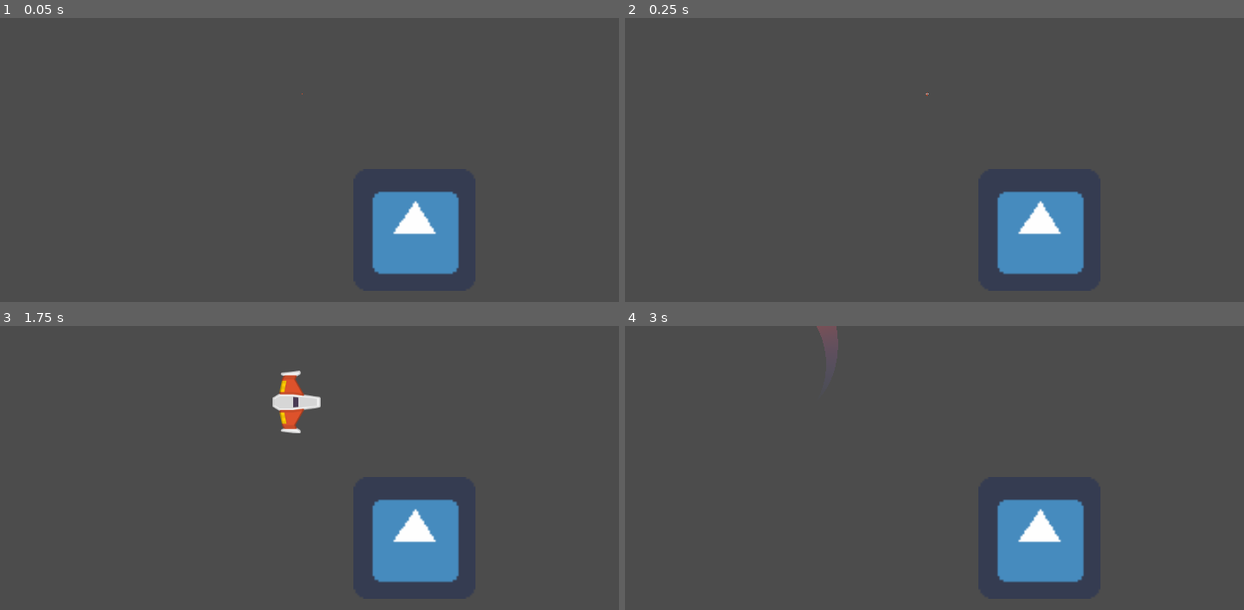
Above: before the commit, frames 1-4 (two rows, left to right).
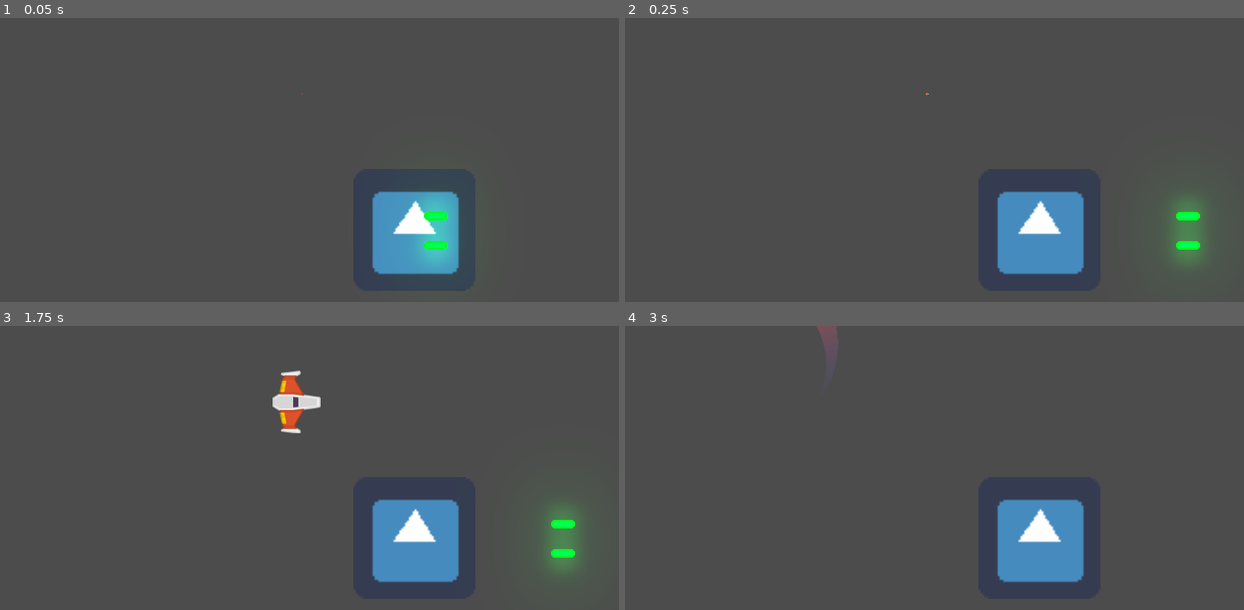
Above: after the commit, the same moments.

Repository: rikochet87/meteoritos_Juego
Game: Godot game, scene res://Juego/Niveles/Nivel.tscn
The game is run twice, just before and just after one commit, with the same random seed, the same clock (stepped at 60 frames per second) and the same inputs. The engine's default icon, where the game draws it, is replaced by a stand-in: a white triangle on a blue panel in a dark square.
Inputs:
- Up to frame 1 (0.05 s): no input
- Up to frame 2 (0.25 s): no input
- Up to frame 3 (1.75 s): hold W (mover_adelante) 0.53-1.28 s; hold F (disparo_principal) 0.53-1.28 s; hold S (mover_atras) from 1.28 s (still down); tap G (disparo_secundario) at 1.35 s
- Up to frame 4 (3 s): release S (mover_atras) at 2.03 s; hold A (rotar_antihorario) 2.03-2.78 s; hold W (mover_adelante) from 2.03 s (still down); tap D (rotar_horario) at 2.85 s

The runs differ from the first frame. In frame 1, 1.3% of the frame differs, in the area x 67-74%, y 62-88%; in frame 2, 1.4%, in the area x 87-95%, y 62-88%; in frame 3, 1.4%; in frame 4, nothing differs.

Commit message:
Recibir daño
impactos en player y sonido

Diff:
--- /dev/null
+++ b/Juego/Enemigos/AreaColision.gd
@@ -0,0 +1,4 @@
+extends Area2D
+
+func recibir_danio(danio:float):
+	owner.recibir_danio(danio)
--- a/Juego/Enemigos/EnemigoDummy.gd
+++ b/Juego/Enemigos/EnemigoDummy.gd
@@ -1,5 +1,15 @@
 extends Node2D
+
+var hitpoints:float = 10.0
+
+func _process(delta: float) -> void:
+	$Canion.set_esta_disparando(true)
 
 func _on_Area2D_body_entered(body: Node) -> void:
 	if body is Player:
 		body.destruir()
+
+func recibir_danio(danio:float) ->void:
+	hitpoints -= danio
+	if hitpoints <= 0.0:
+		queue_free()
--- a/Juego/Enemigos/EnemigoDummy.tscn
+++ b/Juego/Enemigos/EnemigoDummy.tscn
@@ -1,7 +1,10 @@
-[gd_scene load_steps=4 format=2]
+[gd_scene load_steps=7 format=2]
 
 [ext_resource path="res://icon.png" type="Texture" id=1]
 [ext_resource path="res://Juego/Enemigos/EnemigoDummy.gd" type="Script" id=2]
+[ext_resource path="res://Juego/Enemigos/AreaColision.gd" type="Script" id=3]
+[ext_resource path="res://Juego/Canion/Canion.tscn" type="PackedScene" id=4]
+[ext_resource path="res://Juego/Proyectiles/ProyectilEnemigo.tscn" type="PackedScene" id=5]
 
 [sub_resource type="RectangleShape2D" id=1]
 extents = Vector2( 99.7052, 96.6909 )
@@ -13,6 +16,7 @@
 [node name="Area2D" type="Area2D" parent="."]
 collision_layer = 2
 collision_mask = 9
+script = ExtResource( 3 )
 
 [node name="CollisionShape2D" type="CollisionShape2D" parent="Area2D"]
 shape = SubResource( 1 )
@@ -21,4 +25,18 @@
 scale = Vector2( 3, 3 )
 texture = ExtResource( 1 )
 
+[node name="Canion" parent="." instance=ExtResource( 4 )]
+proyectil = ExtResource( 5 )
+cadencia_disparo = 1.5
+velocidad_proyectil = 1000
+danio_proyectil = 3
+
+[node name="PuntoIzquierdo" parent="Canion" index="0"]
+position = Vector2( 0, -21.8633 )
+
+[node name="PuntoDerecho" parent="Canion" index="1"]
+position = Vector2( 0, 24.386 )
+
 [connection signal="body_entered" from="Area2D" to="." method="_on_Area2D_body_entered"]
+
+[editable path="Canion"]
--- a/Juego/Naves/Player/Player.gd
+++ b/Juego/Naves/Player/Player.gd
@@ -9,6 +9,7 @@
 export var potencia_motor:int = 20
 export var potencia_rotacion:int = 280
 export var estela_maxima:int = 150
+export var hitpoints: float = 15.0
 
 ## Atributos
 var empuje:Vector2 = Vector2.ZERO
@@ -21,6 +22,7 @@
 onready var estela:Estela = $EstelaPuntoInicio/Trail2D
 onready var motor_sfx:Motor = $MotorSFX
 onready var colisionador:CollisionShape2D = $CollisionShape2D
+onready var impacto_sfx:AudioStreamPlayer = $ImpactosSFX
 
 ## Metodos
 func _ready() -> void:
@@ -104,6 +106,13 @@
 	if Input.is_action_just_released("disparo_principal"):
 		canion.set_esta_disparando(false)
 
+func recibir_danio(danio:float) -> void:
+	hitpoints -= danio
+	if hitpoints <= 0.0:
+		 destruir()
+
+	impacto_sfx.play()
+
 ## Señales Internas
 func _on_AnimationPlayer_animation_finished(anim_name: String) -> void:
 	if anim_name == "spawn":
--- a/Juego/Naves/Player/Player.tscn
+++ b/Juego/Naves/Player/Player.tscn
@@ -7,6 +7,7 @@
 [ext_resource path="res://Juego/Proyectiles/ProyectilPlayer.tscn" type="PackedScene" id=5]
 [ext_resource path="res://Juego/Naves/Player/Trail/Trail2D.tscn" type="PackedScene" id=6]
 [ext_resource path="res://Juego/Naves/Player/Motor/MotorSFX.tscn" type="PackedScene" id=7]
+[ext_resource path="res://TemporalAssets/sci-fi-sounds/Audio/impactMetal_003.ogg" type="AudioStream" id=8]
 
 [sub_resource type="PhysicsMaterial" id=1]
 friction = 0.0
@@ -39,6 +40,7 @@
 position = Vector2( -0.374573, 0 )
 z_index = 50
 z_as_relative = false
+collision_mask = 22
 physics_material_override = SubResource( 1 )
 gravity_scale = 0.0
 linear_damp = 1.0
@@ -80,13 +82,17 @@
 max_points = 150
 target_path = NodePath("..")
 
-[node name="MotorSFX" parent="." instance=ExtResource( 7 )]
-
 [node name="AnimationPlayer" type="AnimationPlayer" parent="."]
 autoplay = "spawn"
 anims/default = SubResource( 3 )
 anims/spawn = SubResource( 4 )
 
+[node name="MotorSFX" parent="." instance=ExtResource( 7 )]
+
+[node name="ImpactosSFX" type="AudioStreamPlayer" parent="."]
+stream = ExtResource( 8 )
+bus = "SFX"
+
 [connection signal="animation_finished" from="AnimationPlayer" to="." method="_on_AnimationPlayer_animation_finished"]
 
 [editable path="Canion"]
--- a/Juego/Proyectiles/Laser/LaserBeam2D.gd
+++ b/Juego/Proyectiles/Laser/LaserBeam2D.gd
@@ -15,6 +15,7 @@
 # It plays appearing and disappearing animations when it's not animating.
 # See `appear()` and `disappear()` for more information.
 var is_casting := false setget set_is_casting
+var radio_danio:float = 4.0
 
 onready var fill := $FillLine2D
 onready var tween := $Tween
@@ -32,7 +33,7 @@
 
 func _physics_process(delta: float) -> void:
 	cast_to = (cast_to + Vector2.RIGHT * cast_speed * delta).clamped(max_length)
-	cast_beam()
+	cast_beam(delta)
 
 
 func set_is_casting(cast: bool) -> void:
@@ -55,7 +56,7 @@
 
 # Controls the emission of particles and extends the Line2D to `cast_to` or the ray's
 # collision point, whichever is closest.
-func cast_beam() -> void:
+func cast_beam(delta: float) -> void:
 	var cast_point := cast_to
 
 	force_raycast_update()
@@ -65,7 +66,8 @@
 		cast_point = to_local(get_collision_point())
 		collision_particles.global_rotation = get_collision_normal().angle()
 		collision_particles.position = cast_point
-
+		if get_collider().has_method("recibir_danio"):
+			get_collider().recibir_danio(radio_danio * delta)
 	fill.points[1] = cast_point
 	beam_particles.position = cast_point * 0.5
 	beam_particles.process_material.emission_box_extents.x = cast_point.length() * 0.5
--- a/Juego/Proyectiles/Laser/LaserBeam2D.tscn
+++ b/Juego/Proyectiles/Laser/LaserBeam2D.tscn
@@ -63,6 +63,8 @@
 [node name="LaserBeam2D" type="RayCast2D"]
 enabled = true
 cast_to = Vector2( 0, 0 )
+collision_mask = 6
+collide_with_areas = true
 script = ExtResource( 3 )
 
 [node name="FillLine2D" type="Line2D" parent="."]
--- a/Juego/Proyectiles/Proyectil.gd
+++ b/Juego/Proyectiles/Proyectil.gd
@@ -17,5 +17,18 @@
 func _physics_process(delta: float) -> void:
 	position += velocidad * delta
 
+## Metodos Custom
+func daniar(otro_cuerpo: CollisionObject2D) -> void:
+	if otro_cuerpo.has_method("recibir_danio"):
+		otro_cuerpo.recibir_danio(danio)
+	queue_free()
+
+## Señales internas
 func _on_VisibilityNotifier2D_screen_exited() -> void:
 	queue_free()
+
+func _on_Proyectil_area_entered(area: Area2D) -> void:
+	daniar(area)
+
+func _on_Proyectil_body_entered(body: Node) -> void:
+	daniar(body)
--- a/Juego/Proyectiles/Proyectil.tscn
+++ b/Juego/Proyectiles/Proyectil.tscn
@@ -21,4 +21,6 @@
 position = Vector2( 0, -0.132416 )
 scale = Vector2( 1.96708, 0.433588 )
 
+[connection signal="area_entered" from="." to="." method="_on_Proyectil_area_entered"]
+[connection signal="body_entered" from="." to="." method="_on_Proyectil_body_entered"]
 [connection signal="screen_exited" from="VisibilityNotifier2D" to="." method="_on_VisibilityNotifier2D_screen_exited"]
--- a/Juego/Proyectiles/ProyectilPlayer.tscn
+++ b/Juego/Proyectiles/ProyectilPlayer.tscn
@@ -12,4 +12,8 @@
 collision_mask = 6
 
 [node name="CollisionShape2D" parent="." index="1"]
+scale = Vector2( 1, 1 )
 shape = SubResource( 1 )
+
+[connection signal="area_entered" from="." to="." method="_on_area_entered"]
+[connection signal="body_entered" from="." to="." method="_on_body_entered"]
Not shown: 1 places in Juego/Naves/Player/Player.tscn that only renumber resources
